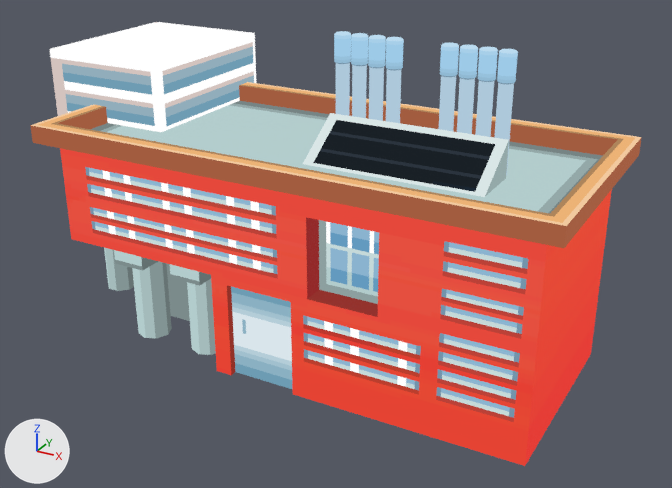
One commit to the glTF model public/models/anita.glb: the scene before it, then after it.
Both versions are drawn from a camera (50 mm lens) standing at (5.93, -10.62, 6.91) and looking at (0.08, 0.03, 1.59). Every picture has the same lights, and +X, +Y and +Z are marked at lower left. Where no turn or scale is listed for an object, it has been applied to the vertices. Vertices at the same position are counted once.
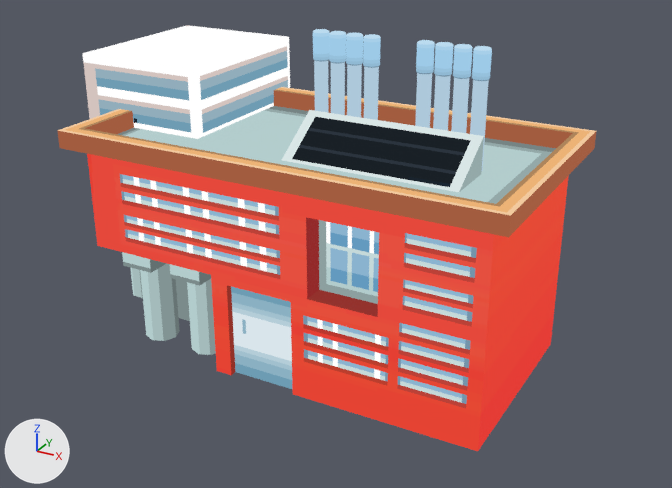
Where the change shows, as pixel boxes [x1, y1, x2, y2] in the pictures (672 x 488 px; the box of a moved part takes in the faces that stretch with it):
'Cube', reshaped, surface changed (12% narrower)
    before: [30, 82, 642, 466]
    after: [57, 87, 596, 451]
'Cube.002', moved
    before: [50, 22, 256, 132]
    after: [82, 25, 290, 139]
'Cube.001', moved
    before: [303, 113, 509, 197]
    after: [282, 110, 484, 192]
'Cylinder.009', moved
    before: [494, 49, 518, 175]
    after: [470, 46, 492, 171]
'Cylinder', moved
    before: [132, 261, 172, 338]
    after: [140, 264, 180, 341]
'Cylinder.008', moved
    before: [475, 47, 498, 137]
    after: [451, 44, 473, 133]
'Cylinder.007', moved
    before: [457, 45, 478, 134]
    after: [433, 42, 453, 131]
'Cylinder.006', moved
    before: [439, 43, 459, 131]
    after: [415, 40, 435, 128]
'Cylinder.005', moved
    before: [386, 37, 404, 123]
    after: [363, 34, 381, 120]
'Cylinder.004', moved
    before: [368, 35, 386, 121]
    after: [346, 33, 363, 117]
'Cylinder.003', moved
    before: [351, 33, 368, 118]
    after: [329, 31, 346, 115]
'Cylinder.002', moved
    before: [334, 31, 351, 116]
    after: [313, 29, 329, 113]
'Cylinder.011', moved
    before: [104, 248, 134, 291]
    after: [130, 267, 143, 298]
part 1 of me_cube_006, moved or reshaped
    before: [370, 116, 642, 466]
    after: [370, 115, 596, 451]
part 2 of me_cube_006, moved or reshaped
    before: [114, 250, 158, 271]
    after: [122, 252, 167, 273]
part 3 of me_cube_006, moved or reshaped
    before: [30, 104, 190, 321]
    after: [57, 109, 190, 321]
part 4 of me_cube_006, surface changed
    both: [111, 159, 377, 420]

The change, as a diff of the scene's bpy script:
```diff
--- a/public/models/anita.glb.py
+++ b/public/models/anita.glb.py
@@ me_cube_006 @@
 # used by ob_cube; location = (0.0, 0.0, 0.0)
-me_cube_006.from_pydata(...)  # 299 vertices, 642 faces; spans x -3.75..3.75, y -1.75..1.75, z 0.0..3.25
+me_cube_006.from_pydata(...)  # 299 vertices, 642 faces; spans x -3.25..3.15, y -1.75..1.75, z 0.0..3.25
+# me_cube_006 part 1: all 40 vertices in x 2.5..3.75, y -1.75..1.75, z 0.0..3.25 are moved by (-0.6, 0.0, 0.0)
+# me_cube_006 part 2: all 8 vertices in x -2.75..-2.25, y -1.44..-0.5, z 1.25..1.5 are moved by (0.15, 0.0, 0.0)
+# me_cube_006 part 3: all 21 vertices in x -3.75..-3.25, y -1.75..1.75, z 0.0..3.25 are moved by (0.5, 0.0, 0.0)
+# me_cube_006 part 4: texture (UV) coordinates of 68 of 642 faces, centred in x -3.17..2.17, y -1.5..-0.47, z 0.47..2.88, changed; they spanned u 0.52..0.84, v 0.04..0.53 and now span u 0.47..0.99, v 0.04..0.55
 me_cube_006.materials.append(mat_material_004)
@@ ob_cylinder @@
 ob_cylinder = bpy.data.objects.new('Cylinder', me_cylinder_001)
-ob_cylinder.location = (-2.5, -1.0, 0.0)
+ob_cylinder.location = (-2.35, -1.0, 0.0)
@@ ob_cube_001 @@
 ob_cube_001 = bpy.data.objects.new('Cube.001', me_cube)
-ob_cube_001.location = (1.25, -0.36, 3.0)
+ob_cube_001.location = (0.93, -0.36, 3.0)
@@ ob_cylinder_002 @@
 ob_cylinder_002 = bpy.data.objects.new('Cylinder.002', me_cylinder_002)
-ob_cylinder_002.location = (0.12, 0.12, 3.0)
+ob_cylinder_002.location = (-0.2, 0.12, 3.0)
@@ ob_cylinder_003 @@
 ob_cylinder_003 = bpy.data.objects.new('Cylinder.003', me_cylinder_004)
-ob_cylinder_003.location = (0.38, 0.12, 3.0)
+ob_cylinder_003.location = (0.05, 0.12, 3.0)
@@ ob_cylinder_004 @@
 ob_cylinder_004 = bpy.data.objects.new('Cylinder.004', me_cylinder_005)
-ob_cylinder_004.location = (0.62, 0.12, 3.0)
+ob_cylinder_004.location = (0.3, 0.12, 3.0)
@@ ob_cylinder_005 @@
 ob_cylinder_005 = bpy.data.objects.new('Cylinder.005', me_cylinder_006)
-ob_cylinder_005.location = (0.88, 0.12, 3.0)
+ob_cylinder_005.location = (0.55, 0.12, 3.0)
@@ ob_cylinder_006 @@
 ob_cylinder_006 = bpy.data.objects.new('Cylinder.006', me_cylinder_008)
-ob_cylinder_006.location = (1.62, 0.12, 3.0)
+ob_cylinder_006.location = (1.3, 0.12, 3.0)
@@ ob_cylinder_007 @@
 ob_cylinder_007 = bpy.data.objects.new('Cylinder.007', me_cylinder_009)
-ob_cylinder_007.location = (1.88, 0.12, 3.0)
+ob_cylinder_007.location = (1.55, 0.12, 3.0)
@@ ob_cylinder_008 @@
 ob_cylinder_008 = bpy.data.objects.new('Cylinder.008', me_cylinder_010)
-ob_cylinder_008.location = (2.12, 0.12, 3.0)
+ob_cylinder_008.location = (1.8, 0.12, 3.0)
@@ ob_cylinder_009 @@
 ob_cylinder_009 = bpy.data.objects.new('Cylinder.009', me_cylinder_011)
-ob_cylinder_009.location = (2.38, 0.12, 3.0)
+ob_cylinder_009.location = (2.05, 0.12, 3.0)
@@ ob_cube_002 @@
 ob_cube_002 = bpy.data.objects.new('Cube.002', me_cube_012)
-ob_cube_002.location = (-3.5, 0.75, 1.5)
+ob_cube_002.location = (-2.85, 0.75, 1.5)
@@ ob_cylinder_011 @@
 ob_cylinder_011 = bpy.data.objects.new('Cylinder.011', me_cylinder_016)
-ob_cylinder_011.location = (-4.0, 0.0, 0.0)
+ob_cylinder_011.location = (-3.47, 0.0, 0.0)
```
